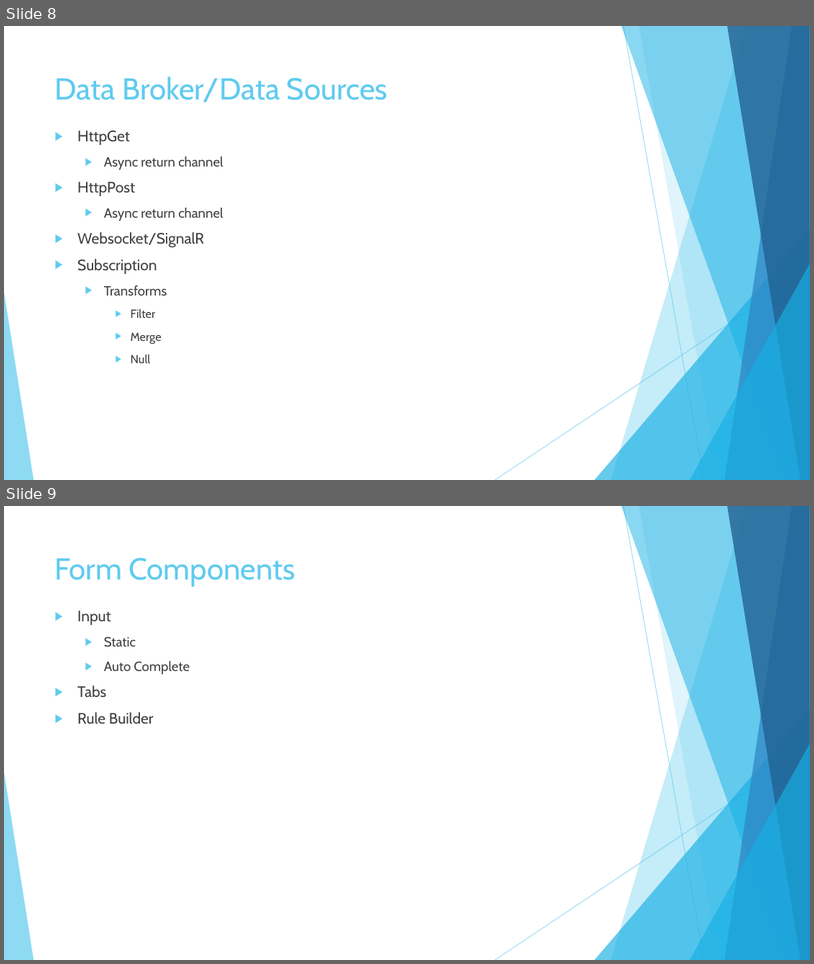
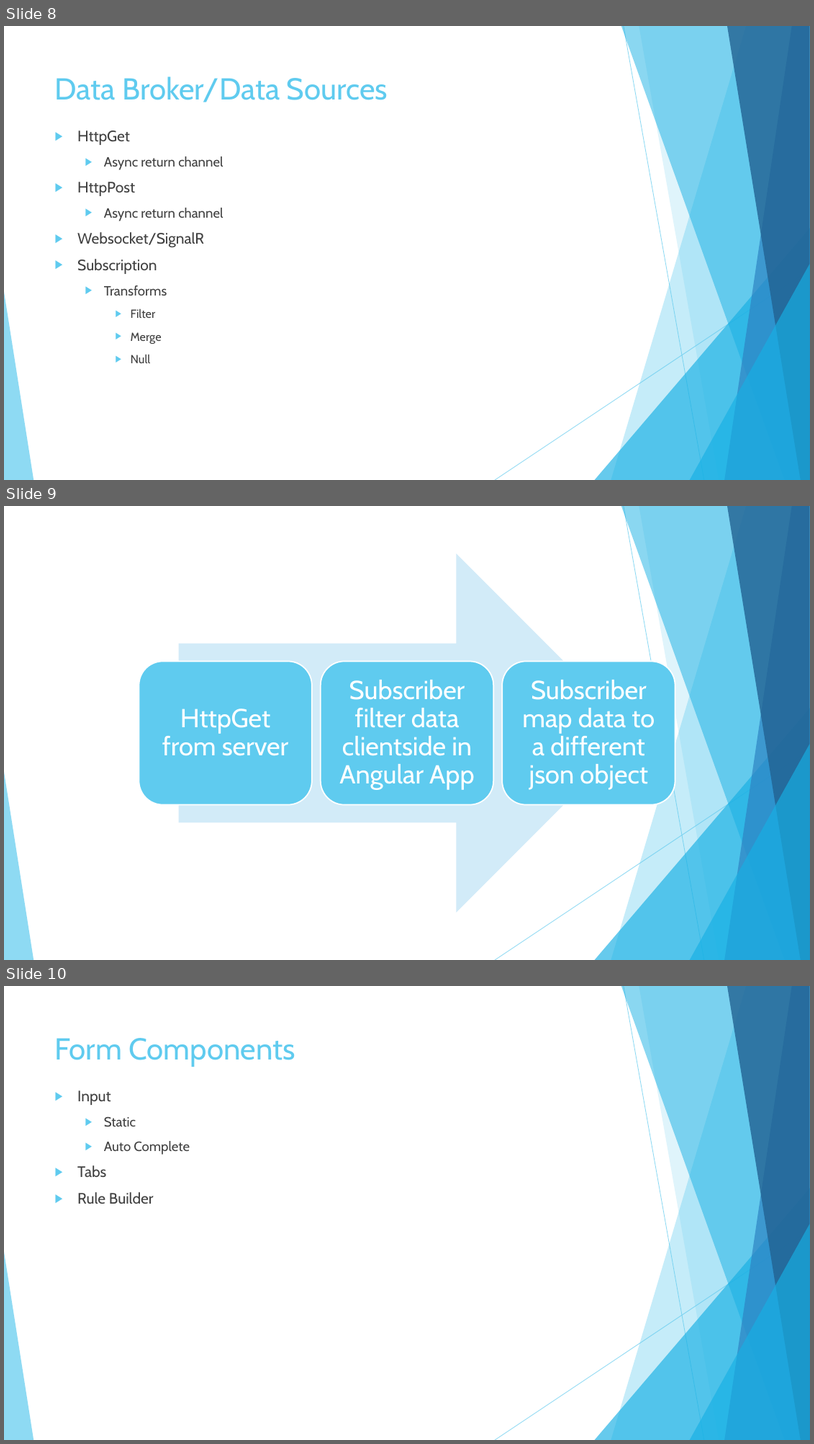
Before and after one commit to AngularDashboardFramework/AngularDashboardFramework, a slide deck: docs/DesignArchitecture.pptx. Shown one above the other, each under a label of ours: slides 8 and 9 before the commit, slides 8, 9 and 10 after it. The pictures are 814x964 and 814x1444 pixels, drawn with LibreOffice and Linux fonts; fonts in the diff are those of the drawing. Boxes give left, top, right and bottom in pixels: in the first picture for what was removed or moved away, otherwise in the second. Text is boxed around its words. In the diff, an @@ line names an element or a change of style, - is before the commit and + after.

```diff
--- a/docs/DesignArchitecture.pptx
+++ b/docs/DesignArchitecture.pptx
@@ slide 9 added at <box>4,506,810,960</box>, background #FFFFFF; not listed: 10 template elements that a slide beside it also shows @@
@@ group added at <box>139,554,676,913</box>: 3 rounded rectangles, 3 texts, 1 right arrow @@
+HttpGet from server
+Subscriber filter data clientside in Angular App
+Subscriber map data to a different json object
@@ what was slide 9 is now slide 10 @@
```
Also in this commit, not shown: 1 slide changed, 50 other files.
